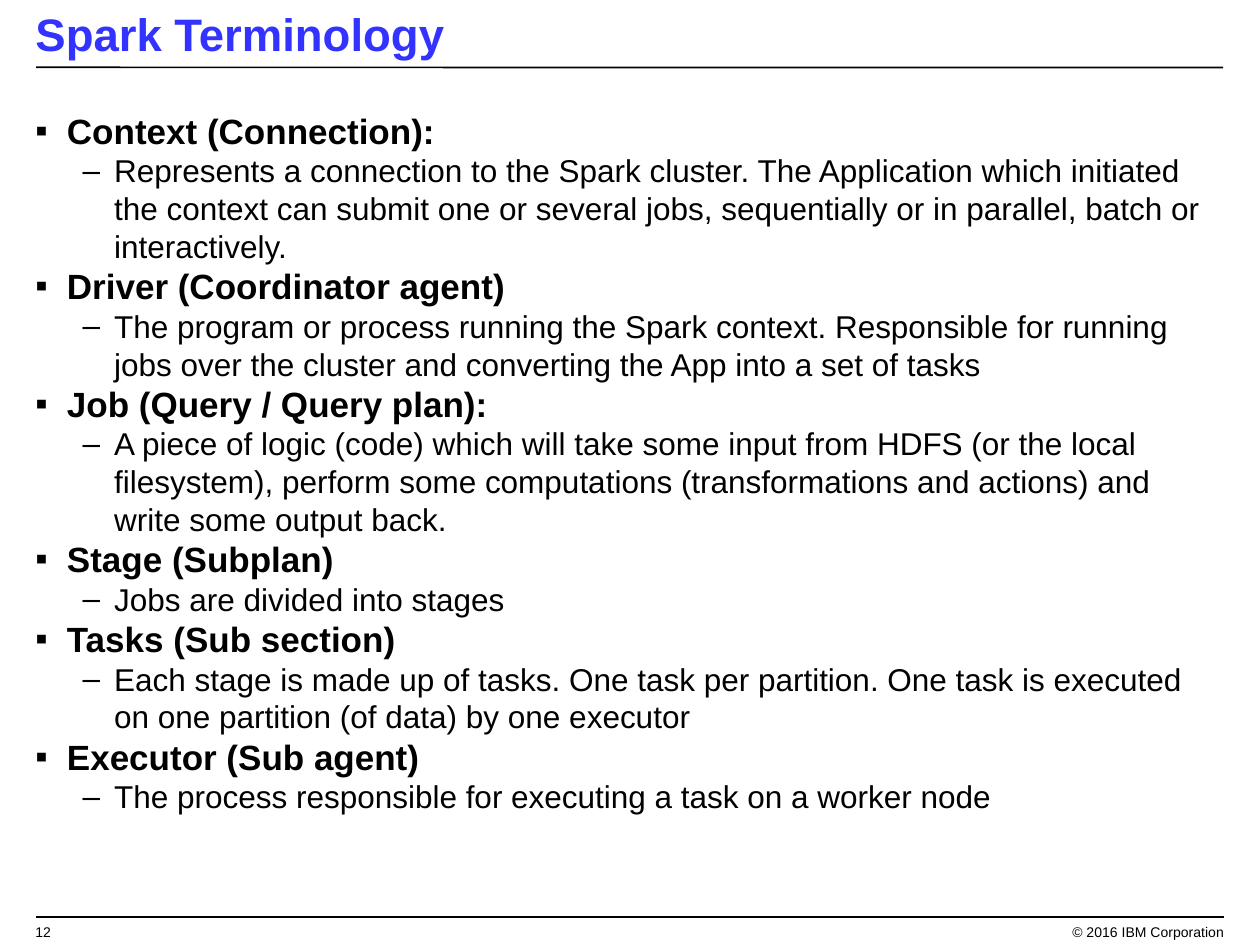
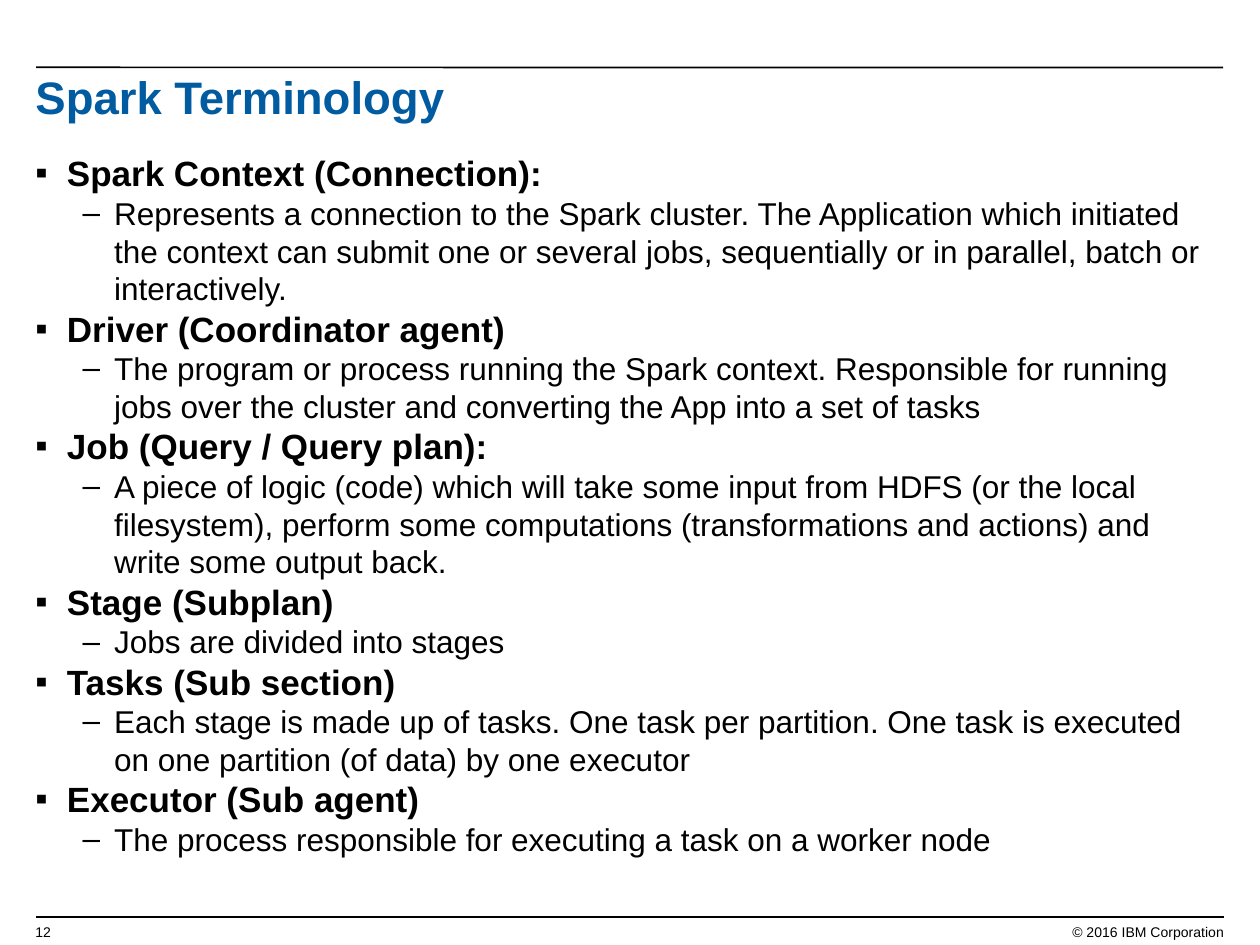
Before and after one commit to jpatter/SparkPOT, a slide deck: slide 12 of Lab-1/Coding w Apache Spark.ppt. Drawn at 1260x945 pixels with LibreOffice and Linux fonts; fonts in the diff are those of the drawing; background and template pictures are left out. Boxes give left, top, right and bottom in pixels: in the first picture for what was removed or moved away, otherwise in the second. Text is boxed around its words. In the diff, an @@ line names an element or a change of style, - is before the commit and + after.

```diff
--- a/Lab-1/Coding w Apache Spark.ppt
+++ b/Lab-1/Coding w Apache Spark.ppt
@@ title "Spark Terminology": place and size @@
-title "Spark Terminology" at <box>35,18,444,61</box>
+title "Spark Terminology" at <box>35,81,444,124</box>
@@ title "Spark Terminology" at <box>35,81,444,124</box>: text colour #3333FF to #005BA0 @@
@@ text "Spark Context (Connection):": place and size @@
-text "Spark Context (Connection):" at <box>67,118,1199,814</box>
+text "Spark Context (Connection):" at <box>67,160,1199,857</box>
@@ text at <box>67,160,542,193</box>: text changed @@
-▪ Context (Connection):
+▪ Spark Context (Connection):
```
Also in this commit, not shown: 26 other slides changed, 4 slides added, 2 slides removed.
